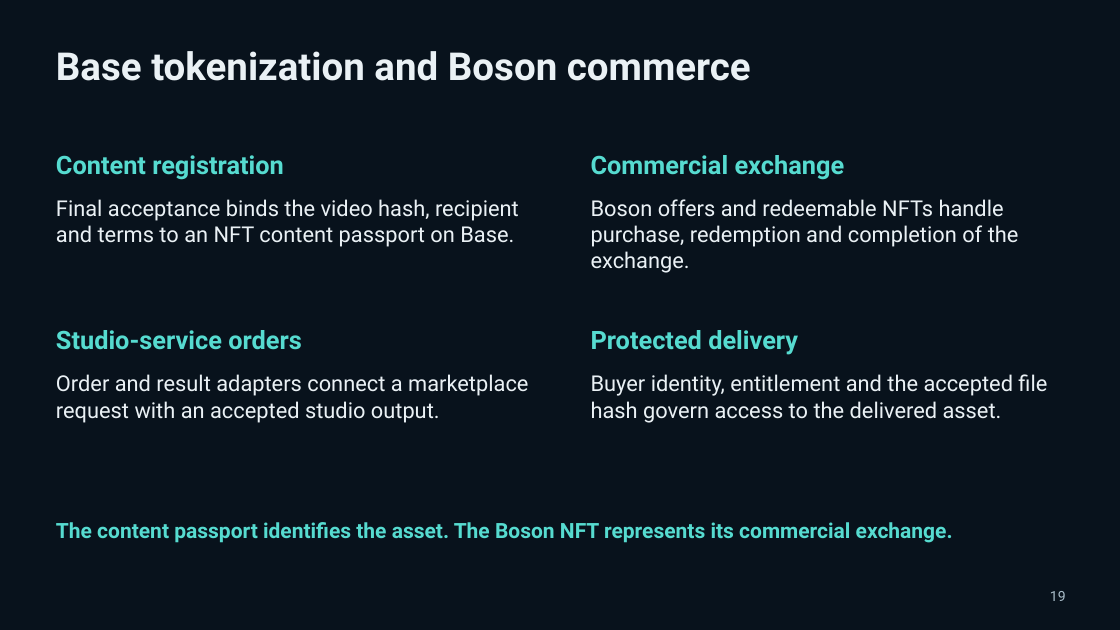
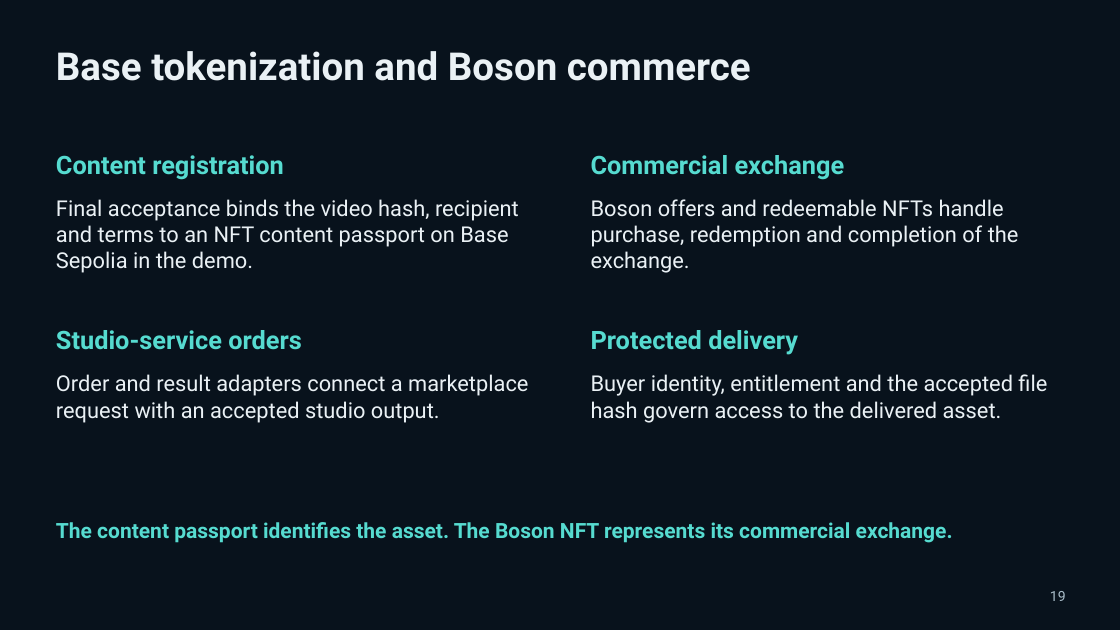
Before and after one commit to pavlichuckcrypt-maker/Vantemio, a slide deck: slide 19 of docs/pitch/Vantemio_Presentation_2026-10-05.pptx. Drawn at 1120x630 pixels with LibreOffice and Linux fonts; fonts in the diff are those of the drawing. Boxes give left, top, right and bottom in pixels: in the first picture for what was removed or moved away, otherwise in the second. Text is boxed around its words. In the diff, an @@ line names an element or a change of style, - is before the commit and + after.

```diff
--- a/docs/pitch/Vantemio_Presentation_2026-10-05.pptx
+++ b/docs/pitch/Vantemio_Presentation_2026-10-05.pptx
@@ text at [56,199,519,273]: text changed @@
-Final acceptance binds the video hash, recipient and terms to an NFT content passport on Base.
+Final acceptance binds the video hash, recipient and terms to an NFT content passport on Base Sepolia in the demo.
```
Also in this commit, not shown: 17 other slides changed, 1 slide added, 1 other file.
